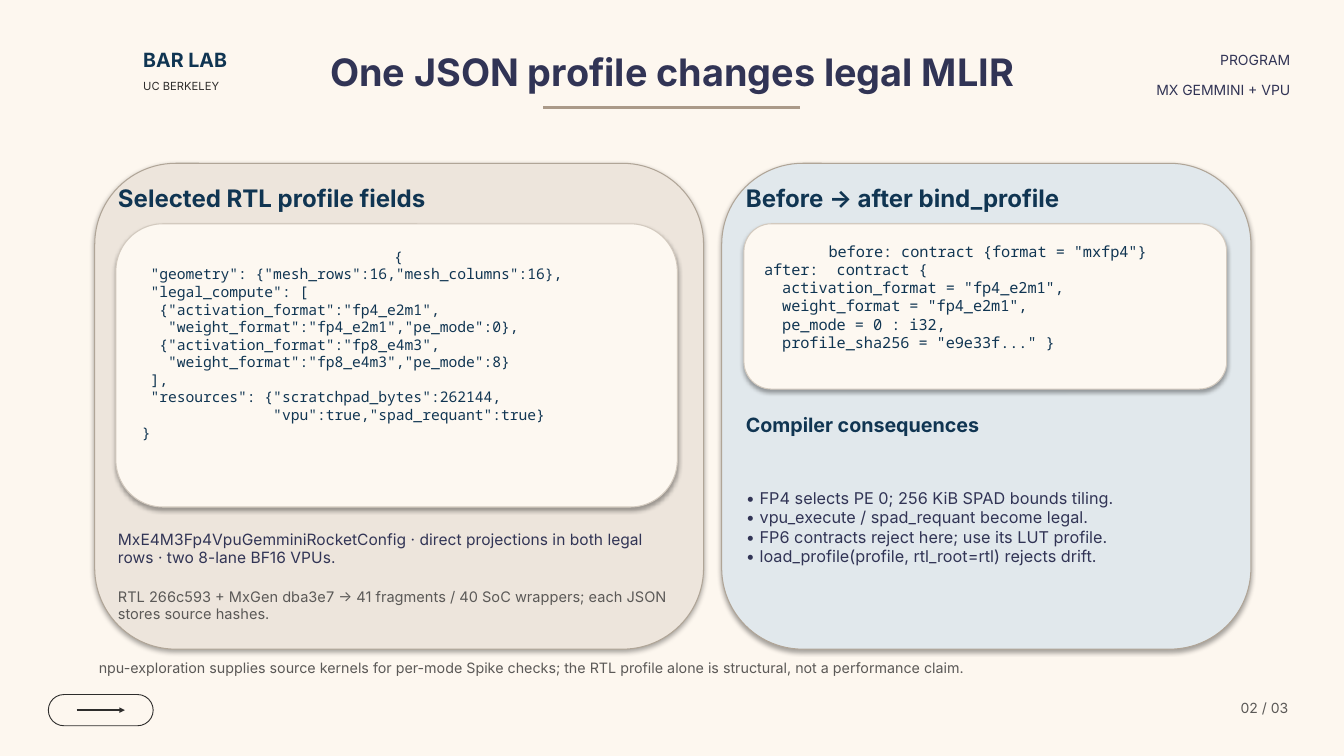
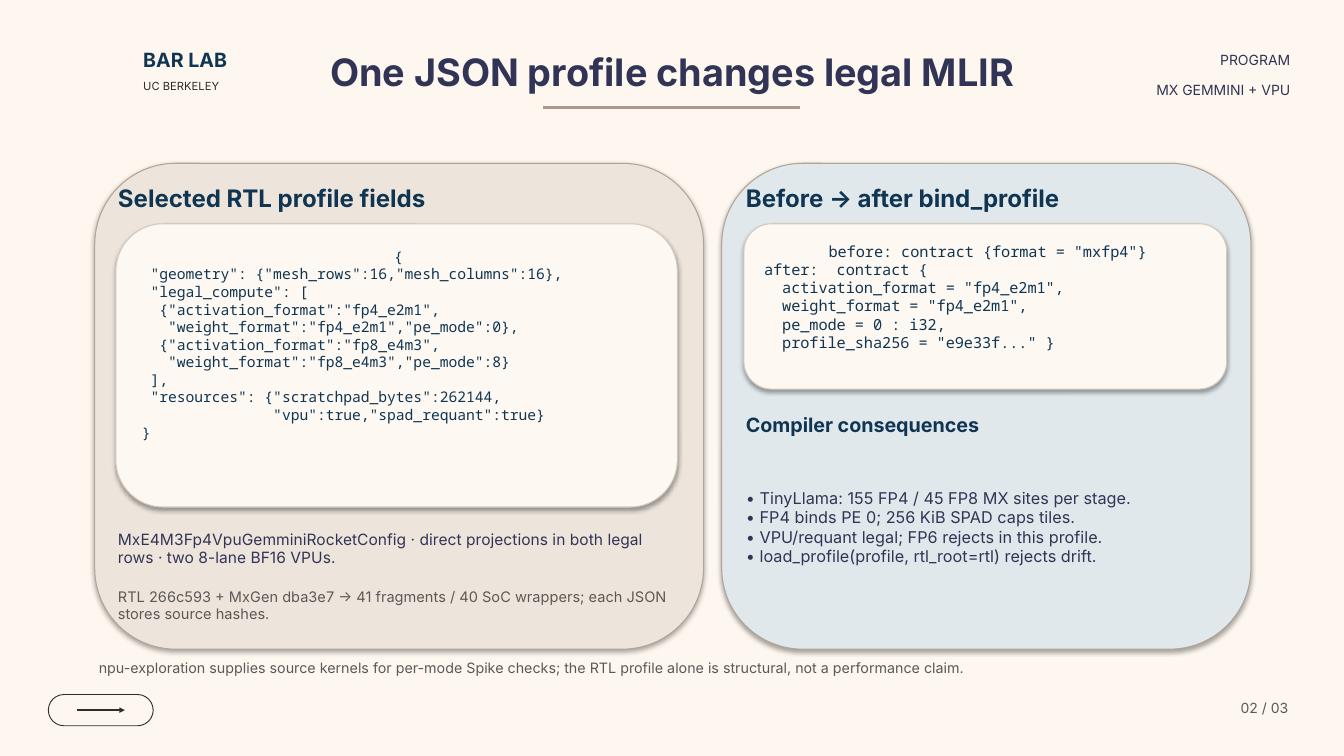
Before and after one commit to ucb-bar/mx-gemmini-mlir, a slide deck: slide 2 of docs/presentations/mx_gemmini_dialect_overview.pptx. Drawn at 1344x756 pixels with LibreOffice and Linux fonts; fonts in the diff are those of the drawing; background and template pictures are left out. Boxes give left, top, right and bottom in pixels: in the first picture for what was removed or moved away, otherwise in the second. Text is boxed around its words. In the diff, an @@ line names an element or a change of style, - is before the commit and + after.

```diff
--- a/docs/presentations/mx_gemmini_dialect_overview.pptx
+++ b/docs/presentations/mx_gemmini_dialect_overview.pptx
@@ text at [760, 492, 1131, 547]: text changed @@
-• FP4 selects PE 0; 256 KiB SPAD bounds tiling.
-• vpu_execute / spad_requant become legal.
-• FP6 contracts reject here; use its LUT profile.
+• TinyLlama: 155 FP4 / 45 FP8 MX sites per stage.
+• FP4 binds PE 0; 256 KiB SPAD caps tiles.
+• VPU/requant legal; FP6 rejects in this profile.
```
Also in this commit, not shown: 1 other slide changed, 3 other files.
